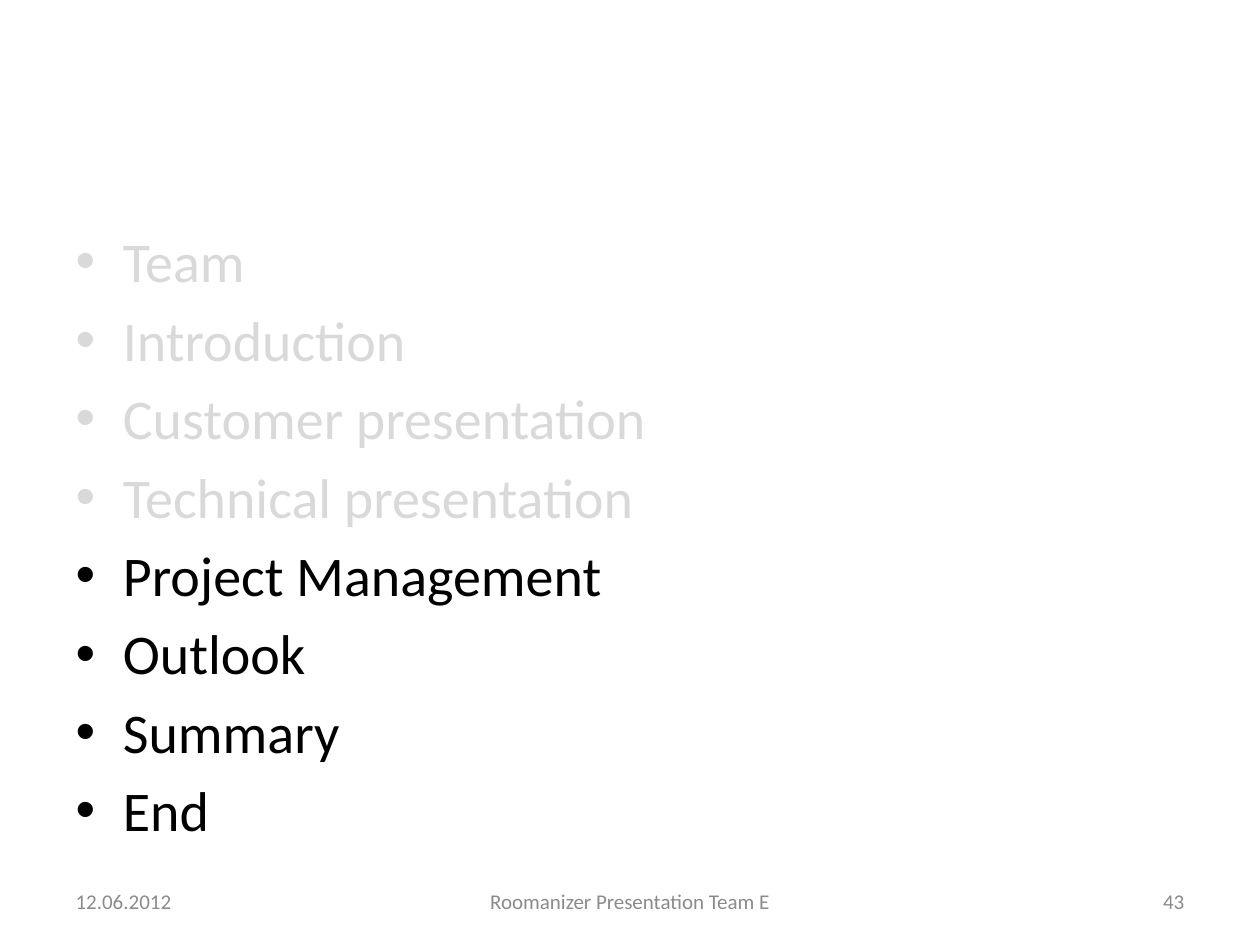
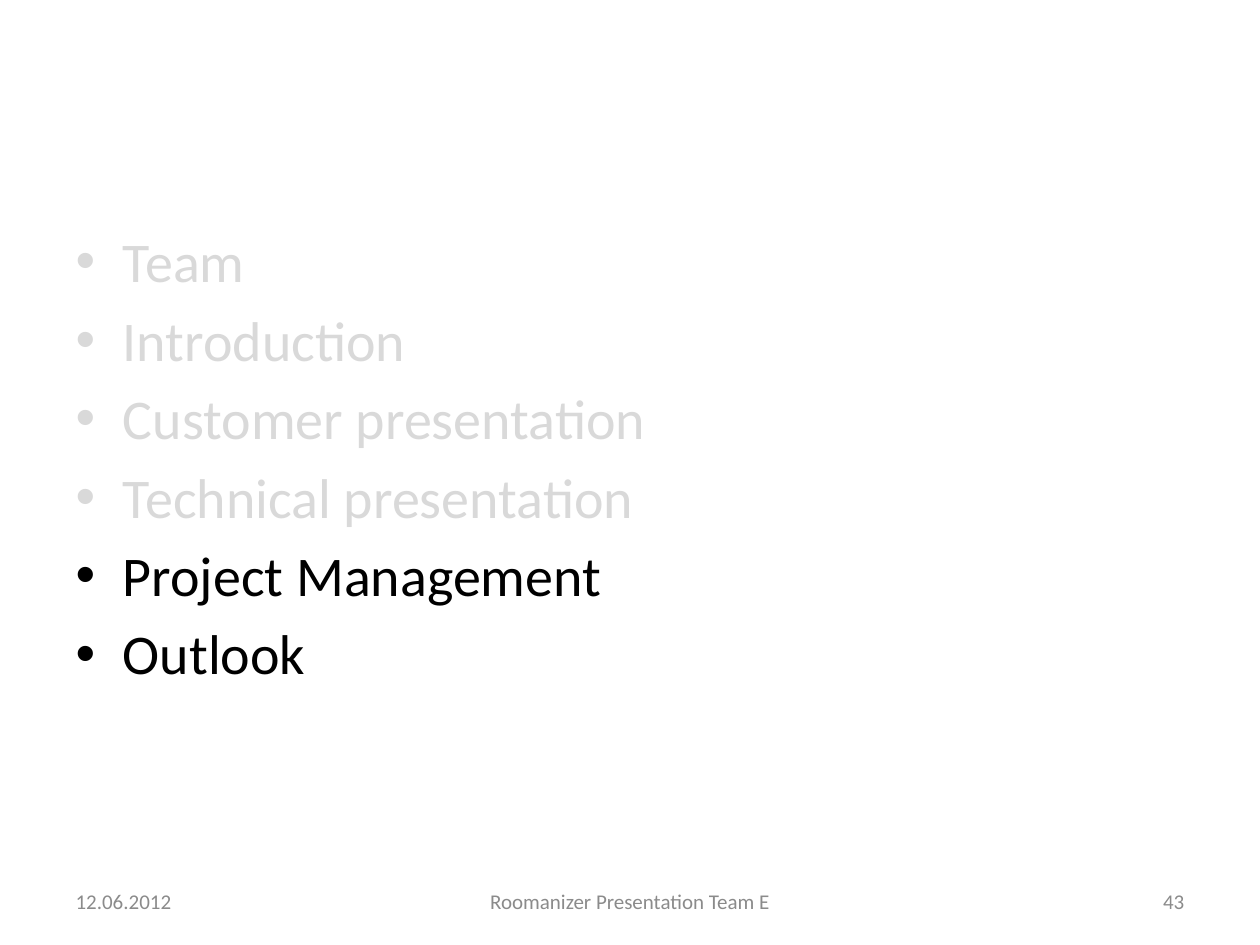
Before and after one commit to markusmo/HotelSoftware, a slide deck: slide 43 of Documentation/Praesentation/PresentationRoomanizer.pptx. Drawn at 1260x945 pixels with LibreOffice and Linux fonts; fonts in the diff are those of the drawing. Boxes give left, top, right and bottom in pixels: in the first picture for what was removed or moved away, otherwise in the second. Text is boxed around its words. In the diff, an @@ line names an element or a change of style, - is before the commit and + after.

```diff
--- a/Documentation/Praesentation/PresentationRoomanizer.pptx
+++ b/Documentation/Praesentation/PresentationRoomanizer.pptx
@@ text at box(123, 716, 340, 832): paragraphs removed @@
-• Summary
-• End
```
Also in this commit, not shown: 8 other slides changed, 2 other files.
